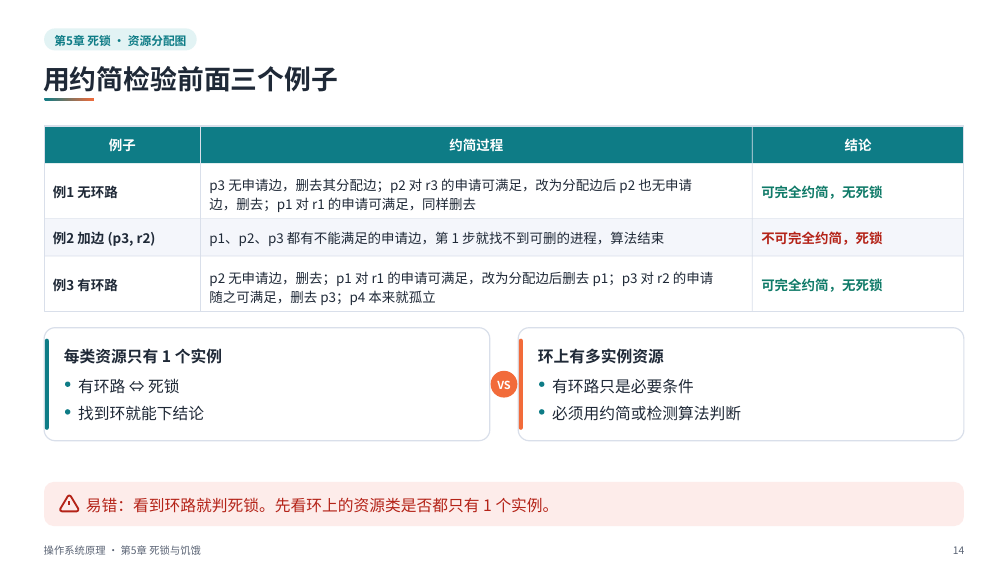
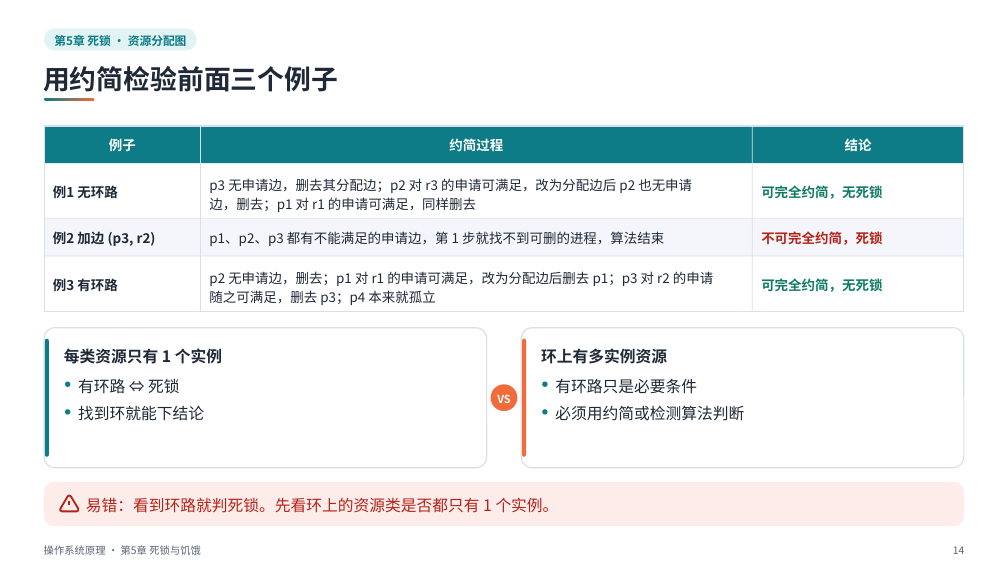
Before and after one commit to sweetcornna/JLU-remake, a slide deck: slide 14 of 大二下/操作系统原理/重制版PPT/第5章 死锁与饥饿（重制版）.pptx. Drawn at 1008x567 pixels with LibreOffice and Linux fonts; fonts in the diff are those of the drawing. Boxes give left, top, right and bottom in pixels: in the first picture for what was removed or moved away, otherwise in the second. Text is boxed around its words. In the diff, an @@ line names an element or a change of style, - is before the commit and + after.

```diff
--- a/大二下/操作系统原理/重制版PPT/第5章 死锁与饥饿（重制版）.pptx
+++ b/大二下/操作系统原理/重制版PPT/第5章 死锁与饥饿（重制版）.pptx
@@ rounded rectangle at <box>44,327,486,467</box>: proportions changed @@
@@ rounded rectangle: place and size @@
-rounded rectangle at <box>44,327,490,441</box>
+rounded rectangle at <box>44,327,486,467</box>
@@ rounded rectangle: place and size @@
-rounded rectangle at <box>518,327,964,441</box>
+rounded rectangle at <box>522,327,964,467</box>
@@ rounded rectangle at <box>522,327,964,467</box>: proportions changed @@
@@ rounded rectangle: place and size @@
-rounded rectangle at <box>45,339,48,430</box>
+rounded rectangle at <box>45,339,48,457</box>
@@ rounded rectangle: place and size @@
-rounded rectangle at <box>519,339,523,430</box>
+rounded rectangle at <box>523,339,526,457</box>
@@ ellipse: place and size @@
-ellipse at <box>491,371,517,398</box>
+ellipse at <box>491,384,517,411</box>
@@ text "VS": place and size @@
-text "VS" at <box>497,380,511,389</box>
+text "VS" at <box>497,394,511,403</box>
```
Also in this commit, not shown: 17 other slides changed, 11 other files.
